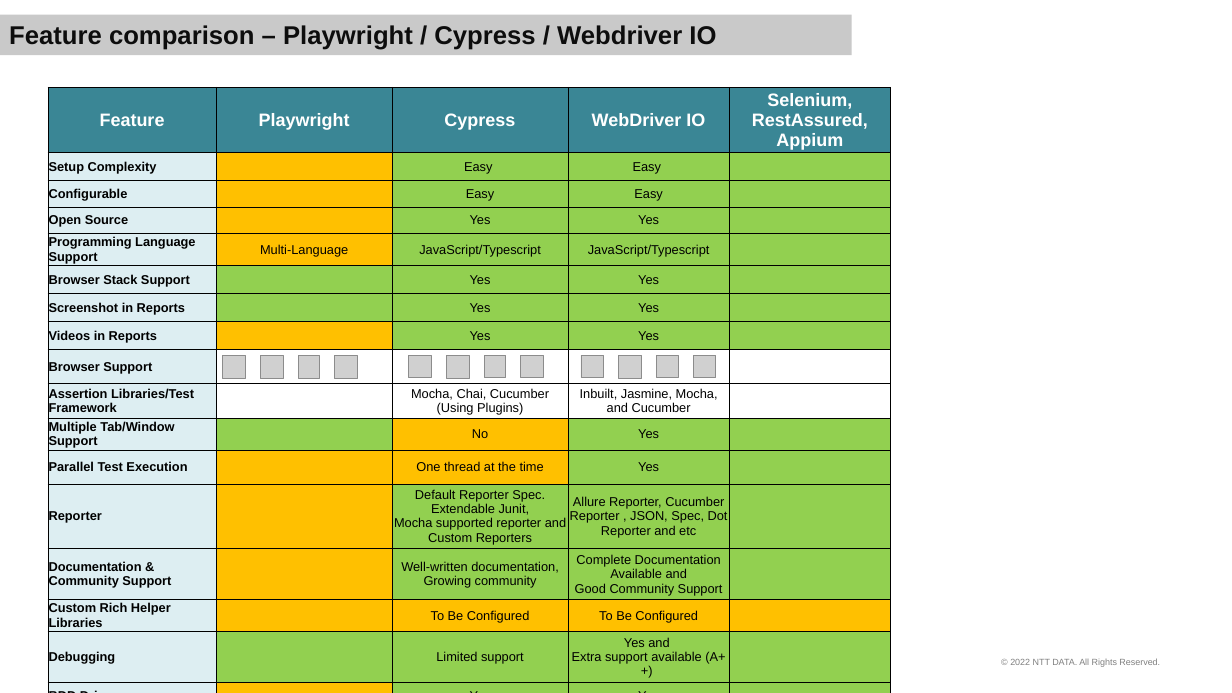
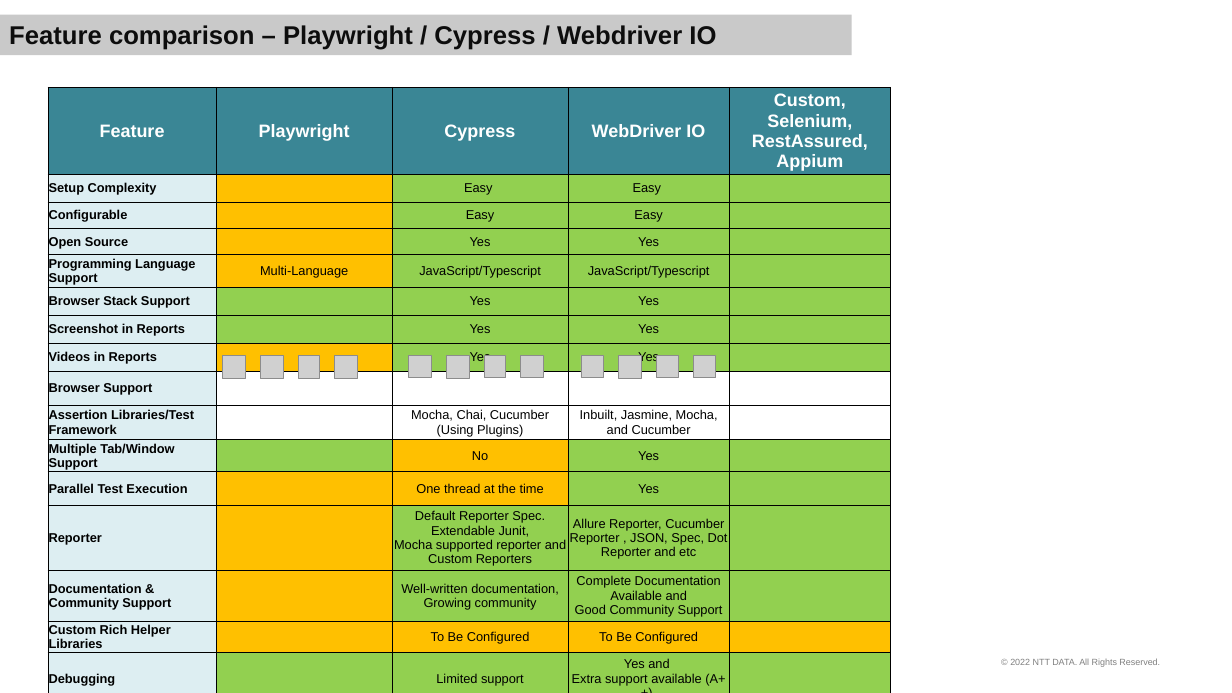
Before and after one commit to mraphael2101/webdriverio_typescript_cucumber, a slide deck: slide 6 of WDIO.pptx. Drawn at 1232x693 pixels with LibreOffice and Linux fonts; fonts in the diff are those of the drawing; grey boxes stand for pictures; background and template pictures are left out. Boxes give left, top, right and bottom in pixels: in the first picture for what was removed or moved away, otherwise in the second. Text is boxed around its words. In the diff, an @@ line names an element or a change of style, - is before the commit and + after.

Commit message:
WIP

```diff
--- a/WDIO.pptx
+++ b/WDIO.pptx
@@ table at (48, 87, 891, 693) @@
-row 1, column 5: Selenium, RestAssured, Appium
+row 1, column 5: Custom, Selenium, RestAssured, Appium
```
Also in this commit, not shown: 2 slides added.
